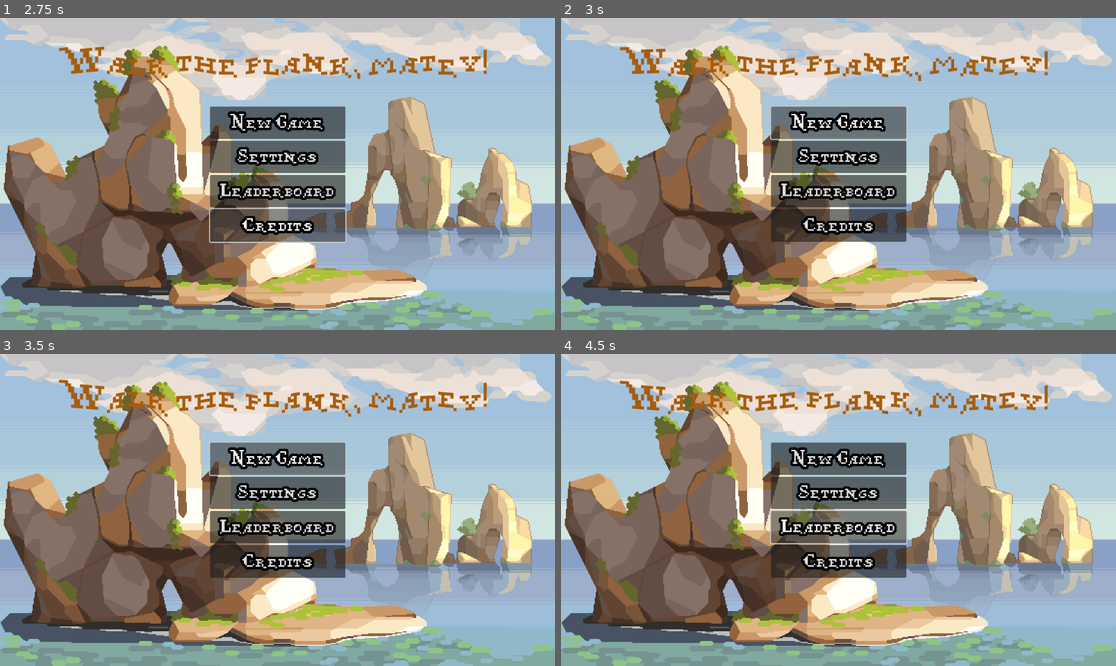
Above: before the commit, frames 1-4 (two rows, left to right).
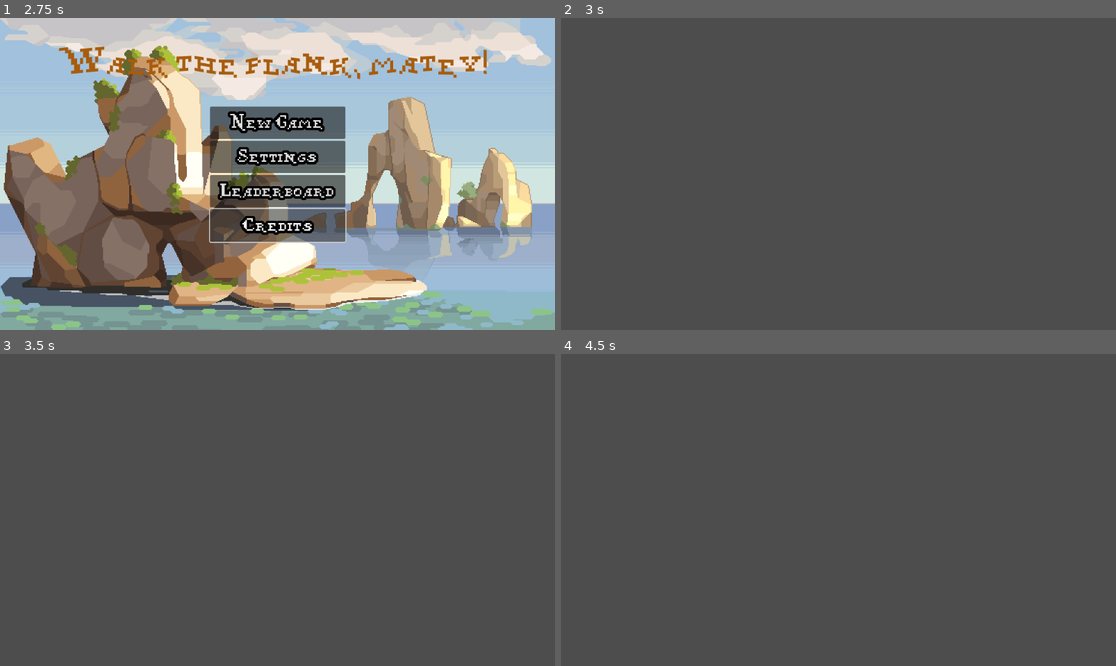
Above: after the commit, the same moments.

Repository: heinzarniaung/hopper_hacks_x_project
Game: Godot game, scene res://Scenes/Menus/MainMenu.tscn
The game is run twice, just before and just after one commit, with the same random seed, the same clock (stepped at 60 frames per second) and the same inputs. Before the commit the project starts from res://Scenes/MainMenu.tscn.
Inputs (mouse positions are in pixels of both pictures, inside the frame that each line leads up to):
- Up to frame 1 (2.75 s): click "Settings" at 0.5 s; click "Leaderboard" at 1.25 s; click "Credits" at 2 s
- Up to frame 2 (3 s): click "New Game" at 2.75 s
- Up to frame 3 (3.5 s): no input
- Up to frame 4 (4.5 s): click (838, 456) at 3.5 s, where only the run before the commit has a clickable "New Game"; click (838, 525) at 4.25 s, where only the run before the commit has a clickable "Leaderboard"

Frame 1 is identical in both runs. In frame 2, 95% of the frame differs, in the area x 0-100%, y 0-100%; in frame 3, 95%; in frame 4, 95%.

Commit message:
New Game button works.
Working on settings menu. New Game now opens up Game.tscn.

Diff:
--- /dev/null
+++ b/new-game-project/Scenes/Main.tscn
@@ -0,0 +1,3 @@
+[gd_scene format=3 uid="uid://dsu4ac6psodb4"]
+
+[node name="Node2D" type="Node2D"]
--- a/new-game-project/Scenes/MainMenu.tscn
+++ b/new-game-project/Scenes/Menus/MainMenu.tscn
@@ -1,8 +1,10 @@
-[gd_scene load_steps=6 format=3 uid="uid://c5buysxwg5j81"]
+[gd_scene load_steps=8 format=3 uid="uid://c5buysxwg5j81"]
 
 [ext_resource type="Texture2D" uid="uid://b3qpfi14383kx" path="res://Art/Endgame.png" id="1_i14kg"]
+[ext_resource type="Script" path="res://Scenes/Menus/main_menu.gd" id="1_vruvc"]
 [ext_resource type="FontFile" uid="uid://bg4beac7wm06f" path="res://pixel_pirate.ttf" id="2_jhjhv"]
-[ext_resource type="Shader" path="res://Scenes/MainMenu.gdshader" id="3_e8h0j"]
+[ext_resource type="Script" path="res://Scenes/Menus/settings_menu.gd" id="2_wrdxq"]
+[ext_resource type="Shader" path="res://Scenes/Menus/MainMenu.gdshader" id="3_e8h0j"]
 
 [sub_resource type="StyleBoxTexture" id="StyleBoxTexture_40peo"]
 texture = ExtResource("1_i14kg")
@@ -20,6 +22,44 @@
 anchor_bottom = 1.0
 grow_horizontal = 2
 grow_vertical = 2
+script = ExtResource("1_vruvc")
+
+[node name="CanvasLayer" type="CanvasLayer" parent="."]
+visible = false
+
+[node name="SettingsMenu" type="Control" parent="CanvasLayer"]
+layout_mode = 3
+anchors_preset = 0
+offset_right = 1152.0
+offset_bottom = 648.0
+script = ExtResource("2_wrdxq")
+
+[node name="SettingMenuDimContainer" type="MarginContainer" parent="CanvasLayer/SettingsMenu"]
+layout_mode = 1
+anchors_preset = 15
+anchor_right = 1.0
+anchor_bottom = 1.0
+grow_horizontal = 2
+grow_vertical = 2
+
+[node name="SettingMenuDim" type="ColorRect" parent="CanvasLayer/SettingsMenu/SettingMenuDimContainer"]
+layout_mode = 2
+color = Color(0, 0, 0, 0.490196)
+
+[node name="VBoxContainer" type="VBoxContainer" parent="CanvasLayer/SettingsMenu"]
+layout_mode = 0
+offset_right = 40.0
+offset_bottom = 40.0
+
+[node name="TextureButton" type="TextureButton" parent="CanvasLayer/SettingsMenu"]
+layout_mode = 0
+offset_right = 40.0
+offset_bottom = 40.0
+
+[node name="NinePatchRect" type="NinePatchRect" parent="CanvasLayer/SettingsMenu/TextureButton"]
+layout_mode = 0
+offset_right = 40.0
+offset_bottom = 40.0
 
 [node name="Panel" type="Panel" parent="."]
 layout_mode = 1
@@ -91,3 +131,8 @@
 theme_override_fonts/font = ExtResource("2_jhjhv")
 theme_override_font_sizes/font_size = 50
 text = "Walk the plank, matey!"
+
+[connection signal="pressed" from="VBoxContainer/NewGame" to="." method="_on_new_game_pressed"]
+[connection signal="pressed" from="VBoxContainer/Settings" to="." method="_on_settings_pressed"]
+[connection signal="pressed" from="VBoxContainer/Leaderboard" to="." method="_on_leaderboard_pressed"]
+[connection signal="pressed" from="VBoxContainer/Credits" to="." method="_on_credits_pressed"]
--- /dev/null
+++ b/new-game-project/Scenes/Menus/main_menu.gd
@@ -0,0 +1,28 @@
+extends Control
+
+
+# Called when the node enters the scene tree for the first time.
+func _ready() -> void:
+	pass # Replace with function body.
+
+
+# Called every frame. 'delta' is the elapsed time since the previous frame.
+func _process(delta: float) -> void:
+	pass
+
+
+func _on_new_game_pressed() -> void:
+	print("NewGame button pressed.")
+	get_tree().change_scene_to_file("res://Scenes/Game.tscn");
+
+
+func _on_settings_pressed() -> void:
+
+	print("Settings button pressed.");
+
+func _on_leaderboard_pressed() -> void:
+	print("Leaderboard button pressed.")
+
+
+func _on_credits_pressed() -> void:
+	pass # Replace with function body.
--- /dev/null
+++ b/new-game-project/Scenes/Menus/settings_menu.gd
@@ -0,0 +1,10 @@
+extends Control
+
+# Called when the node enters the scene tree for the first time.
+func _ready() -> void:
+	pass # Replace with function body.
+
+
+# Called every frame. 'delta' is the elapsed time since the previous frame.
+func _process(delta: float) -> void:
+	pass
--- a/new-game-project/project.godot
+++ b/new-game-project/project.godot
@@ -11,7 +11,7 @@
 [application]
 
 config/name="New Game Project"
-run/main_scene="res://Scenes/MainMenu.tscn"
+run/main_scene="res://Scenes/Menus/MainMenu.tscn"
 config/features=PackedStringArray("4.3", "Forward Plus")
 config/icon="res://icon.svg"
 
@@ -19,6 +19,10 @@
 
 Global="*res://Scripts/global.gd"
 
+[display]
+
+window/subwindows/embed_subwindows=false
+
 [rendering]
 
 textures/vram_compression/import_etc2_astc=true
Renamed: new-game-project/Scenes/MainMenu.gdshader -> new-game-project/Scenes/Menus/MainMenu.gdshader
